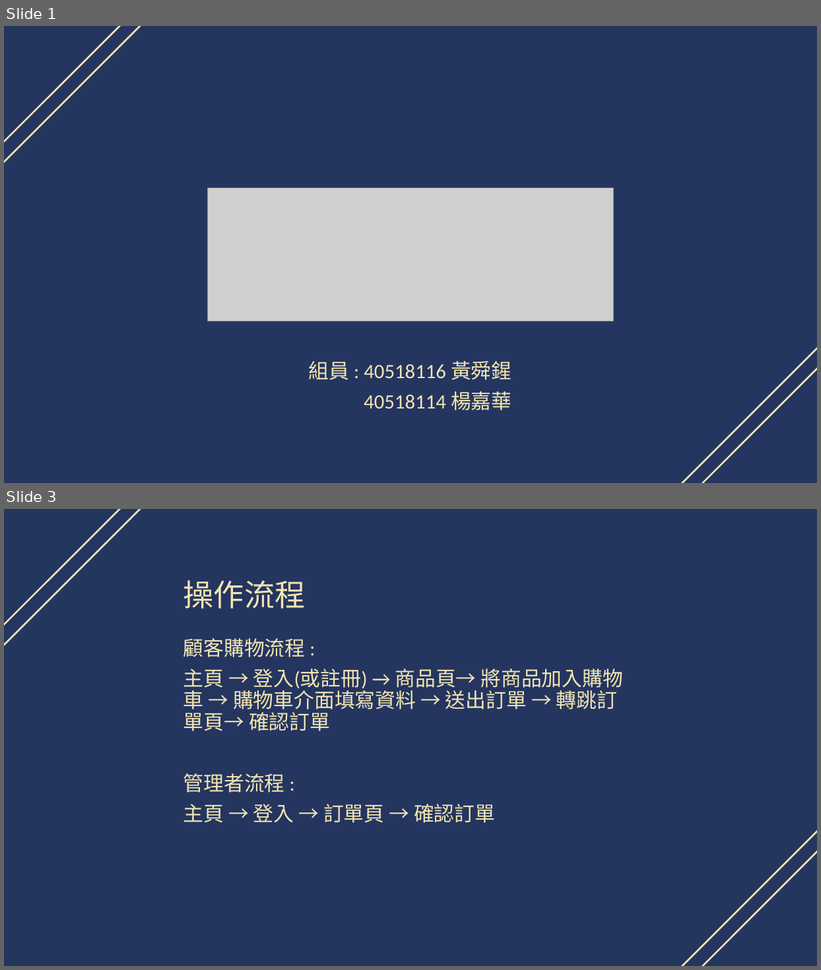
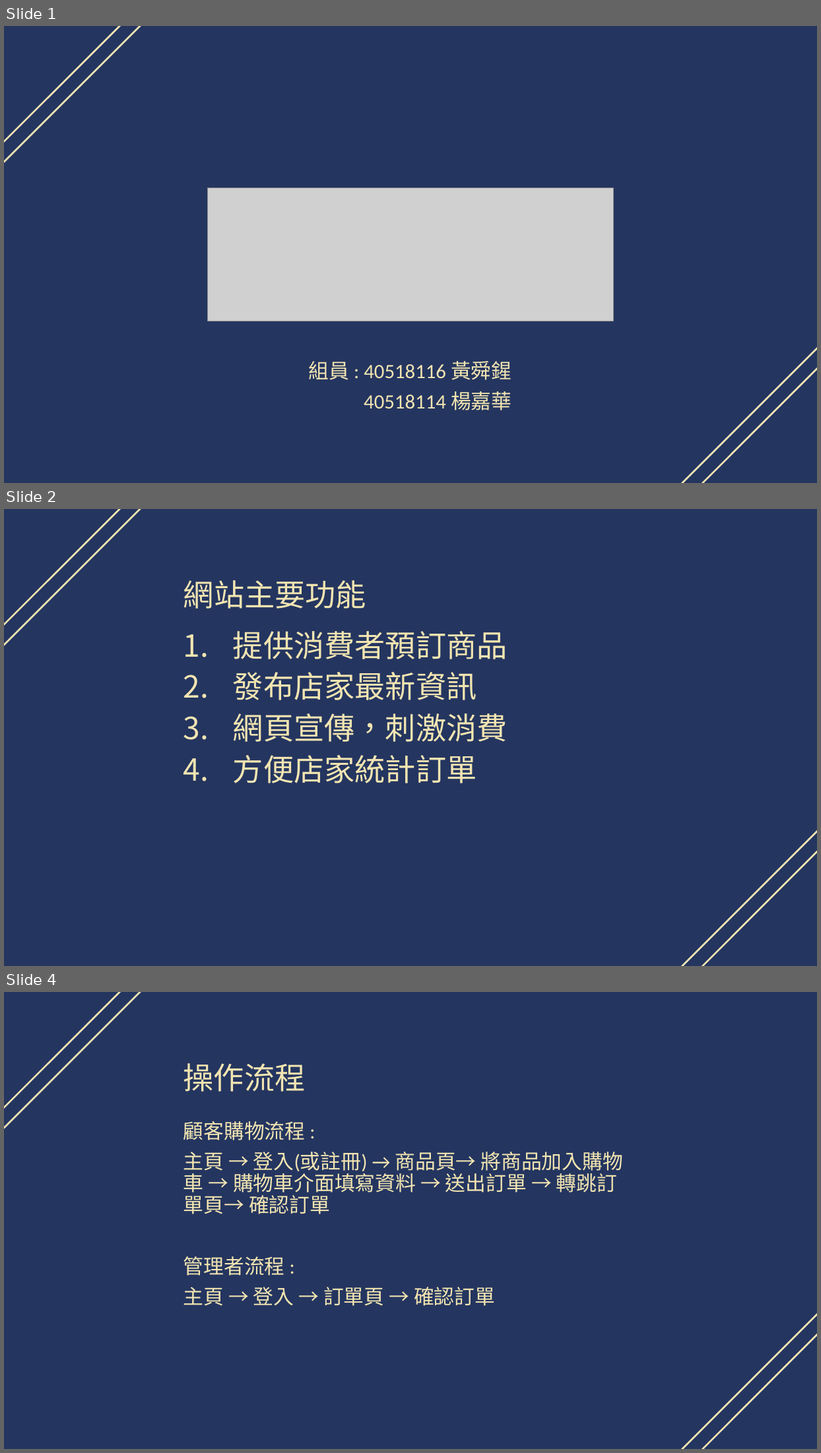
Before and after one commit to Stella-X/dessertShop, a slide deck: 專題簡報.pptx. Shown one above the other, each under a label of ours: slides 1 and 3 before the commit, slides 1, 2 and 4 after it; the slides between them are not shown. The pictures are 821x970 and 821x1453 pixels, drawn with LibreOffice and Linux fonts; fonts in the diff are those of the drawing; grey boxes stand for pictures. Boxes give left, top, right and bottom in pixels: in the first picture for what was removed or moved away, otherwise in the second. Text is boxed around its words. In the diff, an @@ line names an element or a change of style, - is before the commit and + after.

Commit message:
簡報網頁架構圖更新 & 新增網站主要功能敘述

```diff
--- a/專題簡報.pptx
+++ b/專題簡報.pptx
@@ slide 2 added at [4,509,817,966], background #243560 @@
@@ line added from (130, 509) to (4, 635), #F2E5B1 2 pt @@
@@ line added from (141, 509) to (4, 646), #F2E5B1 2 pt @@
@@ subtitle added at [184,580,366,609], 36 pt, text #F2E5B1 @@
+網站主要功能
@@ text added at [233,631,508,784], 36 pt, text #F2E5B1 @@
+1. 提供消費者預訂商品
+2. 發布店家最新資訊
+3. 網頁宣傳，刺激消費
+4. 方便店家統計訂單
@@ line added from (817, 830) to (682, 966), #F2E5B1 2 pt @@
@@ line added from (817, 841) to (692, 966), #F2E5B1 2 pt @@
@@ what was slide 3 is now slide 4 @@
```
Also in this commit, not shown: 1 slide changed, 1 other file.
